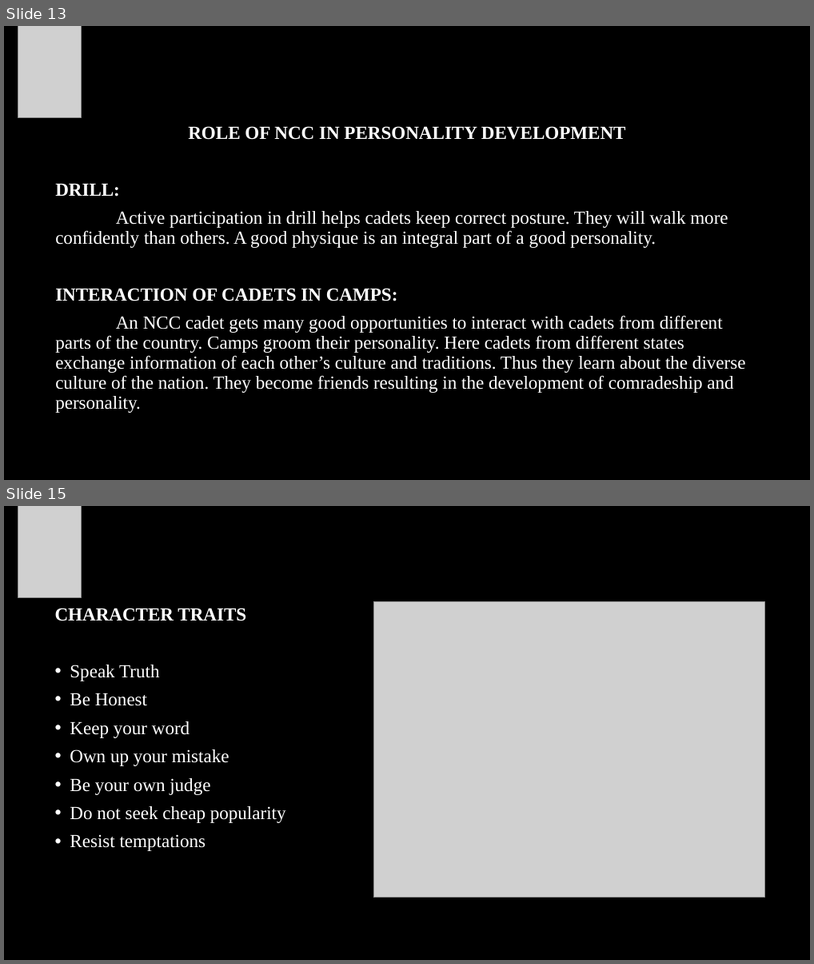
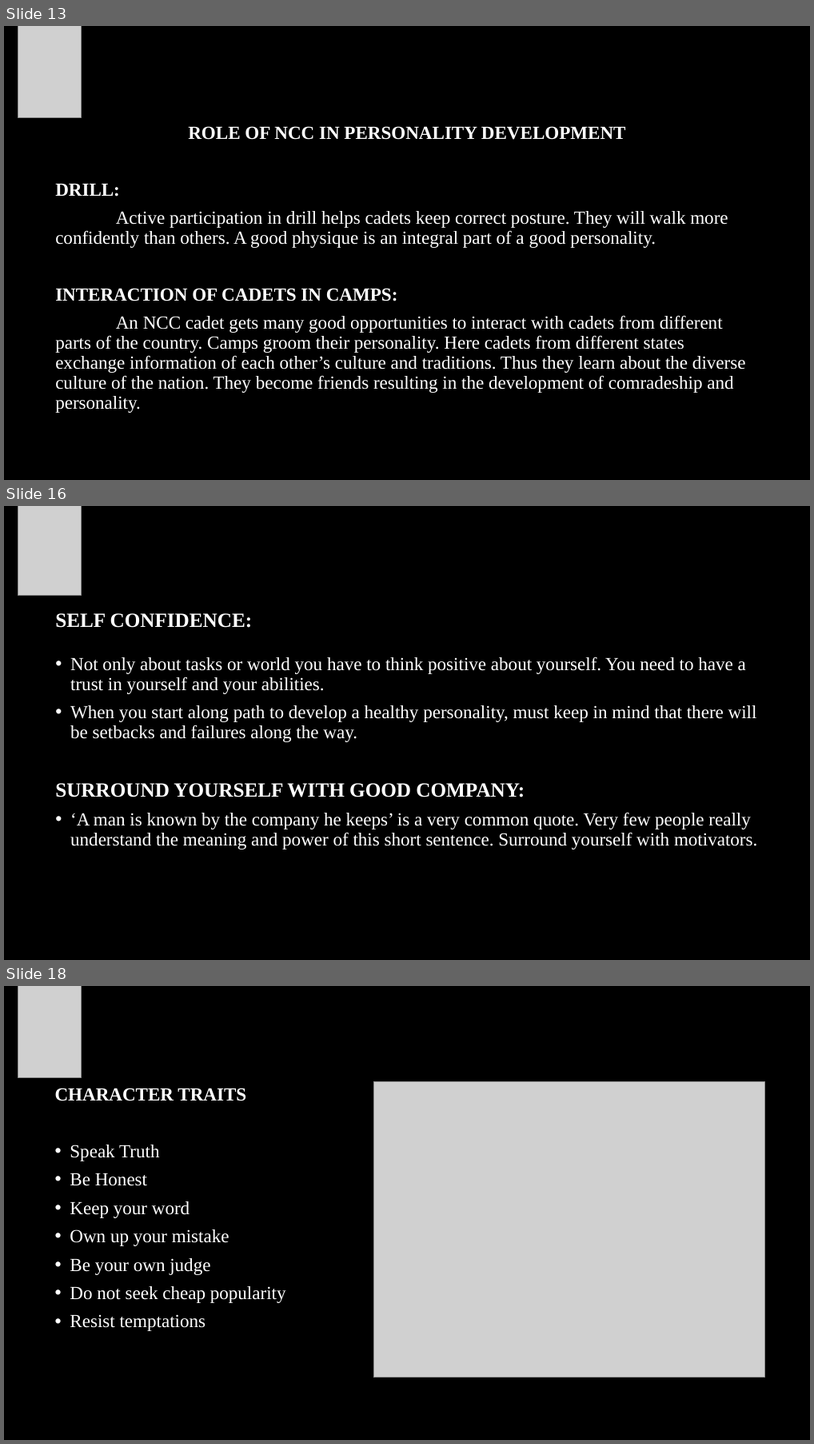
Before and after one commit to GowMani/Mani, a slide deck: Leadership & Personality development.pptx. Shown one above the other, each under a label of ours: slides 13 and 15 before the commit, slides 13, 16 and 18 after it; the slides between them are not shown. The pictures are 814x964 and 814x1444 pixels, drawn with LibreOffice and Linux fonts; fonts in the diff are those of the drawing; grey boxes stand for pictures; background and template pictures are left out. Boxes give left, top, right and bottom in pixels: in the first picture for what was removed or moved away, otherwise in the second. Text is boxed around its words. In the diff, an @@ line names an element or a change of style, - is before the commit and + after.

```diff
--- a/Leadership & Personality development.pptx
+++ b/Leadership & Personality development.pptx
@@ slide 16 added at (x1=4, y1=506, x2=810, y2=960), background #000000 @@
@@ picture added at (x1=18, y1=506, x2=82, y2=595) @@
@@ title added at (x1=55, y1=613, x2=253, y2=628), 24 pt, text #FFFFFF, bold @@
+SELF CONFIDENCE:
@@ text added at (x1=55, y1=656, x2=758, y2=849), 22 pt, text #FFFFFF @@
+• Not only about tasks or world you have to think positive about yourself. You need to have a trust in yourself and your abilities.
+• When you start along path to develop a healthy personality, must keep in mind that there will be setbacks and failures along the way.
+SURROUND YOURSELF WITH GOOD COMPANY:
+• ‘A man is known by the company he keeps’ is a very common quote. Very few people really understand the meaning and power of this short sentence. Surround yourself with motivators.
@@ what was slide 15 is now slide 18 @@
```
Also in this commit, not shown: 3 slides changed, 2 other slides added.
